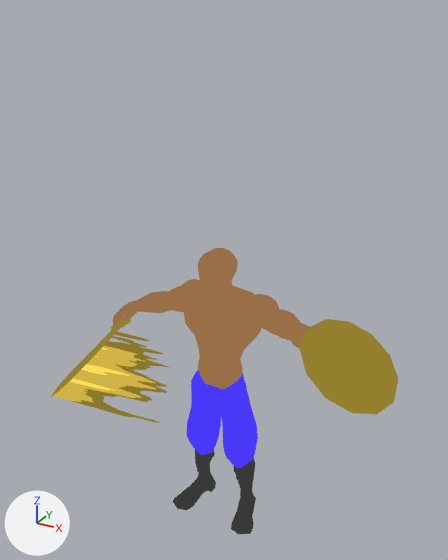
Renders of the Blender file data/chars/hero/char6.blend from each side of a commit.
Camera for both pictures: a 50 mm camera at (1.61, -2.88, 3.15) aimed at (-0.01, 0.07, 1.68). Arrows for +X, +Y and +Z are at lower left; the lights stay in place.

Names of what the first picture shows: 'Plane', 'buckler', 'char.001', 'shortSword'.
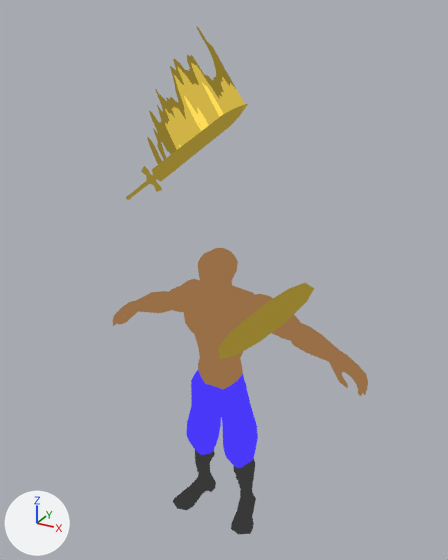
Where the change shows, as pixel boxes (x1, y1, x2, y2) in the pictures (448 x 560 px):
'Plane', moved, turned: before (51, 332, 171, 423); after (147, 26, 245, 164)
'buckler', moved, turned: before (300, 319, 398, 414); after (218, 283, 314, 359)
'shortSword', moved, turned: before (51, 318, 131, 397); after (126, 104, 248, 200)

The change in detail:
Object 'Plane' (ob_plane) moves from (-0.342, -0.345, 1.16) to (-0.606, 0.535, 2.647).
Object 'Plane' (ob_plane) turns from (8, 0, 5) to (-53, -39, 150) degrees about x, y and z.
Object 'buckler' (ob_buckler) moves from (0.791, 0.112, 1.323) to (0.383, -0.223, 1.658).
Object 'buckler' (ob_buckler) turns from (-9.5, -31, 180) to (-13, 38, 168) degrees about x, y and z.
Object 'shortSword' (ob_shortsword) moves from (-0.757, -0.031, 1.209) to (-0.604, 0.287, 2.187).
Object 'shortSword' (ob_shortsword) turns from (-32, -8.1, 95) to (96, 142, 21) degrees about x, y and z.
